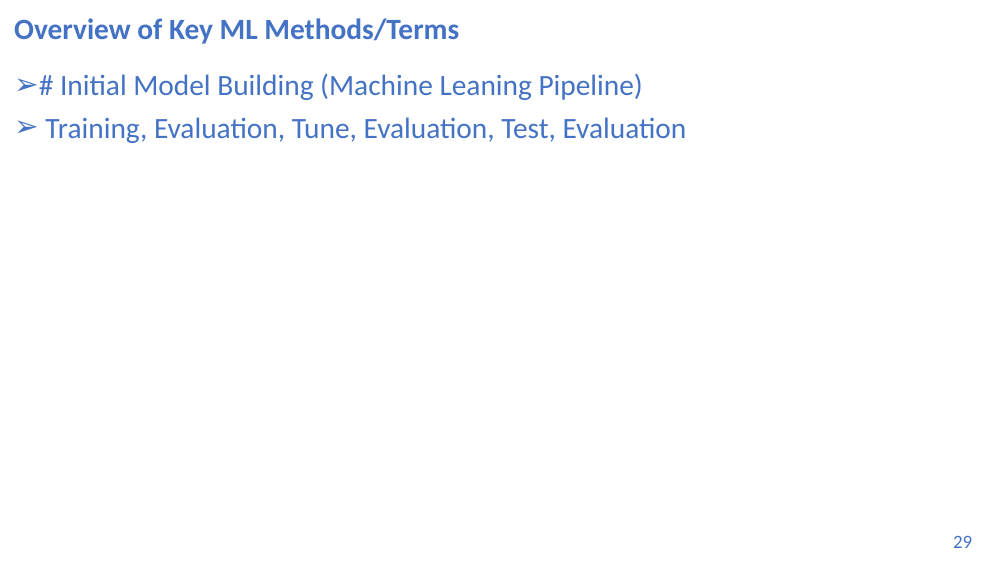
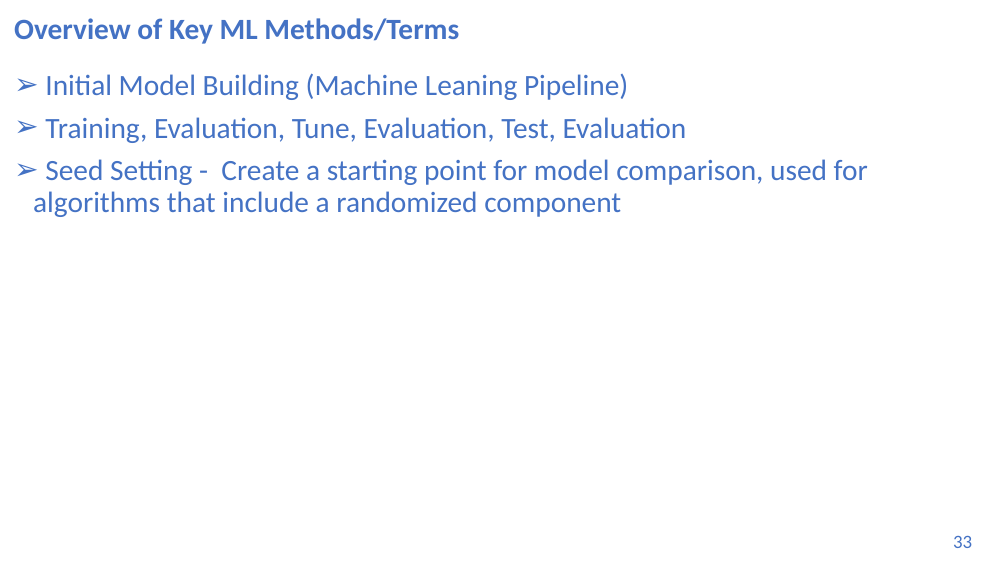
Before and after one commit to UVADS/DS-3001, a slide deck: slide 33 of 05_ml_bootcamp/machine_learning_bootcamp.pptx (slide 29 before the commit). Drawn at 1008x567 pixels with LibreOffice and Linux fonts; fonts in the diff are those of the drawing. Boxes give left, top, right and bottom in pixels: in the first picture for what was removed or moved away, otherwise in the second. Text is boxed around its words. In the diff, an @@ line names an element or a change of style, - is before the commit and + after.

```diff
--- a/05_ml_bootcamp/machine_learning_bootcamp.pptx
+++ b/05_ml_bootcamp/machine_learning_bootcamp.pptx
@@ text at (45,73,628,100): text changed @@
-➢ # Initial Model Building (Machine Leaning Pipeline)
+➢ Initial Model Building (Machine Leaning Pipeline)
@@ text at (33,159,868,217): paragraph added @@
+➢ Seed Setting - Create a starting point for model comparison, used for algorithms that include a randomized component
@@ page number at (953,535,972,548): text changed @@
-29
+33
```
Also in this commit, not shown: 9 other slides changed, 5 slides added, 1 slide removed.
